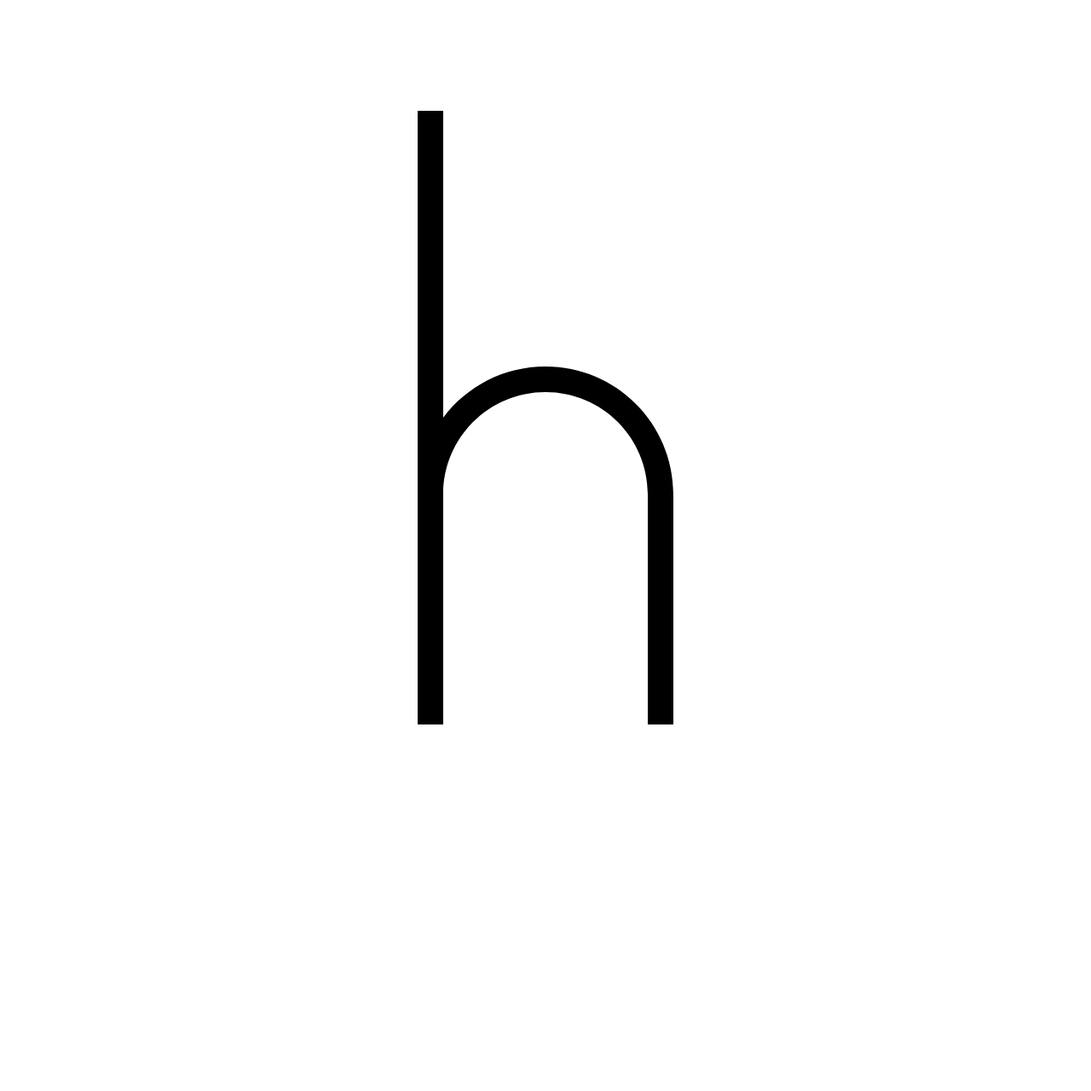
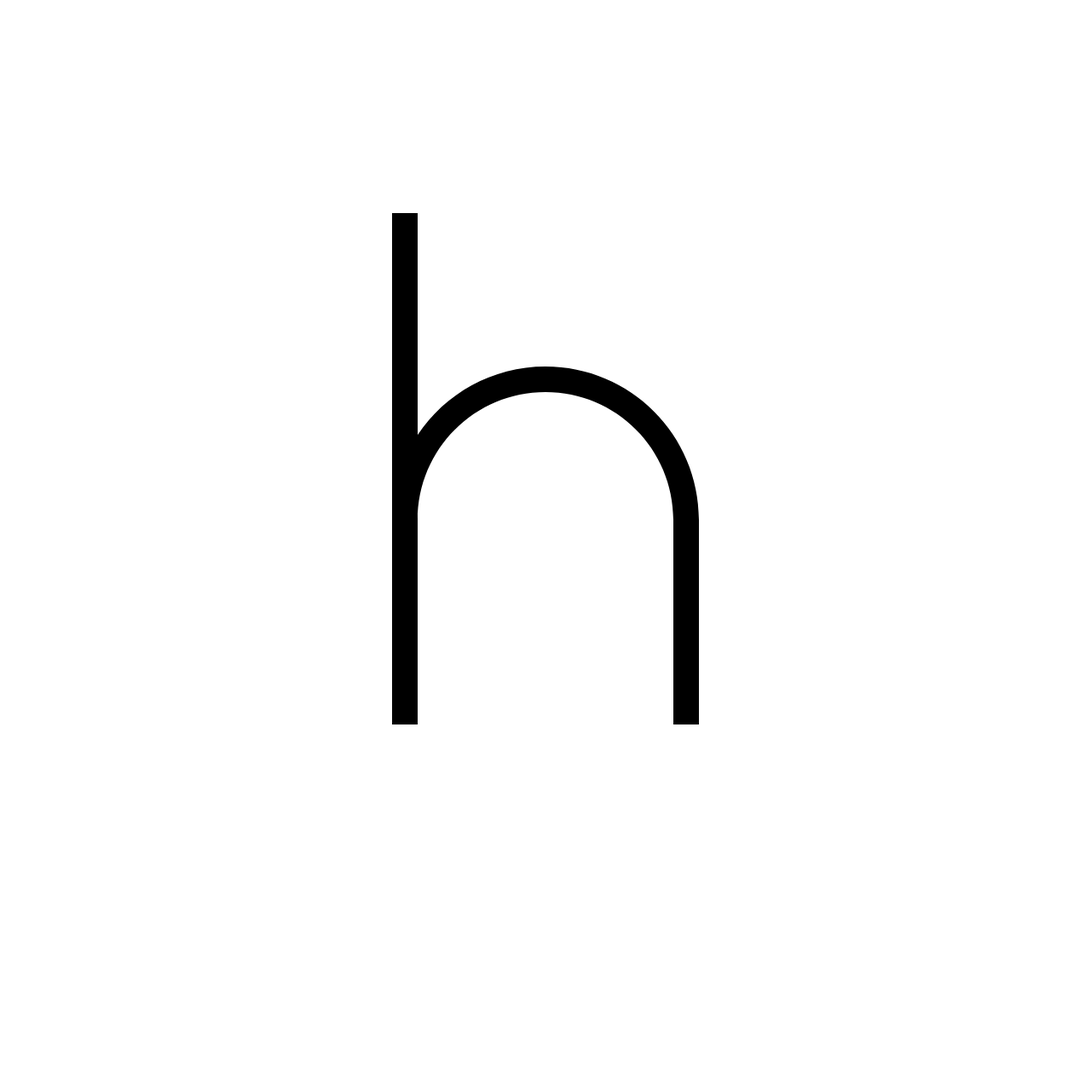
Two versions of the same layered image (w=1091, h=1091). Layer-by-layer changes:
pixels changed over (392, 110, 700, 725) (layer not identified)
